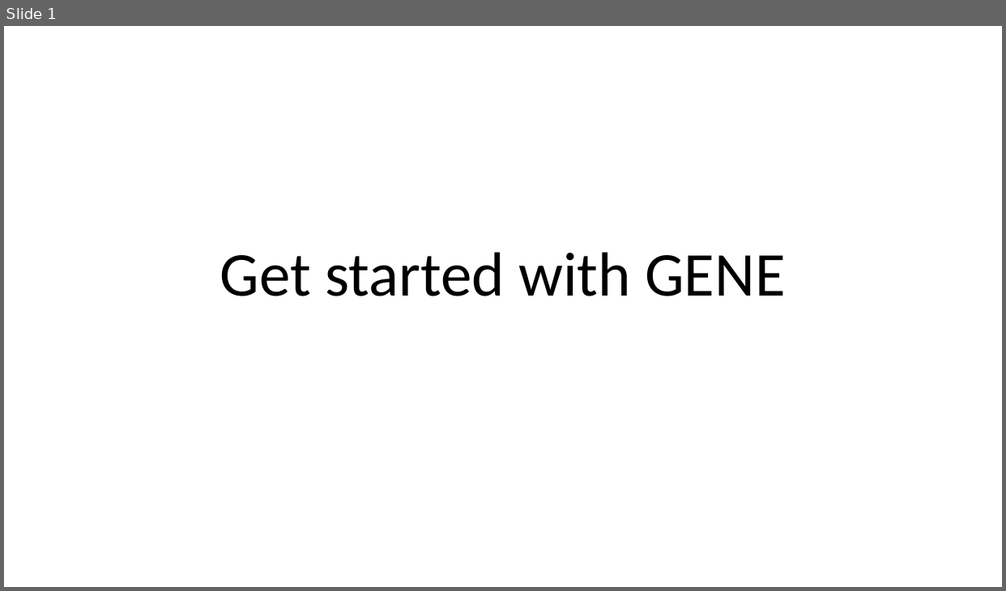
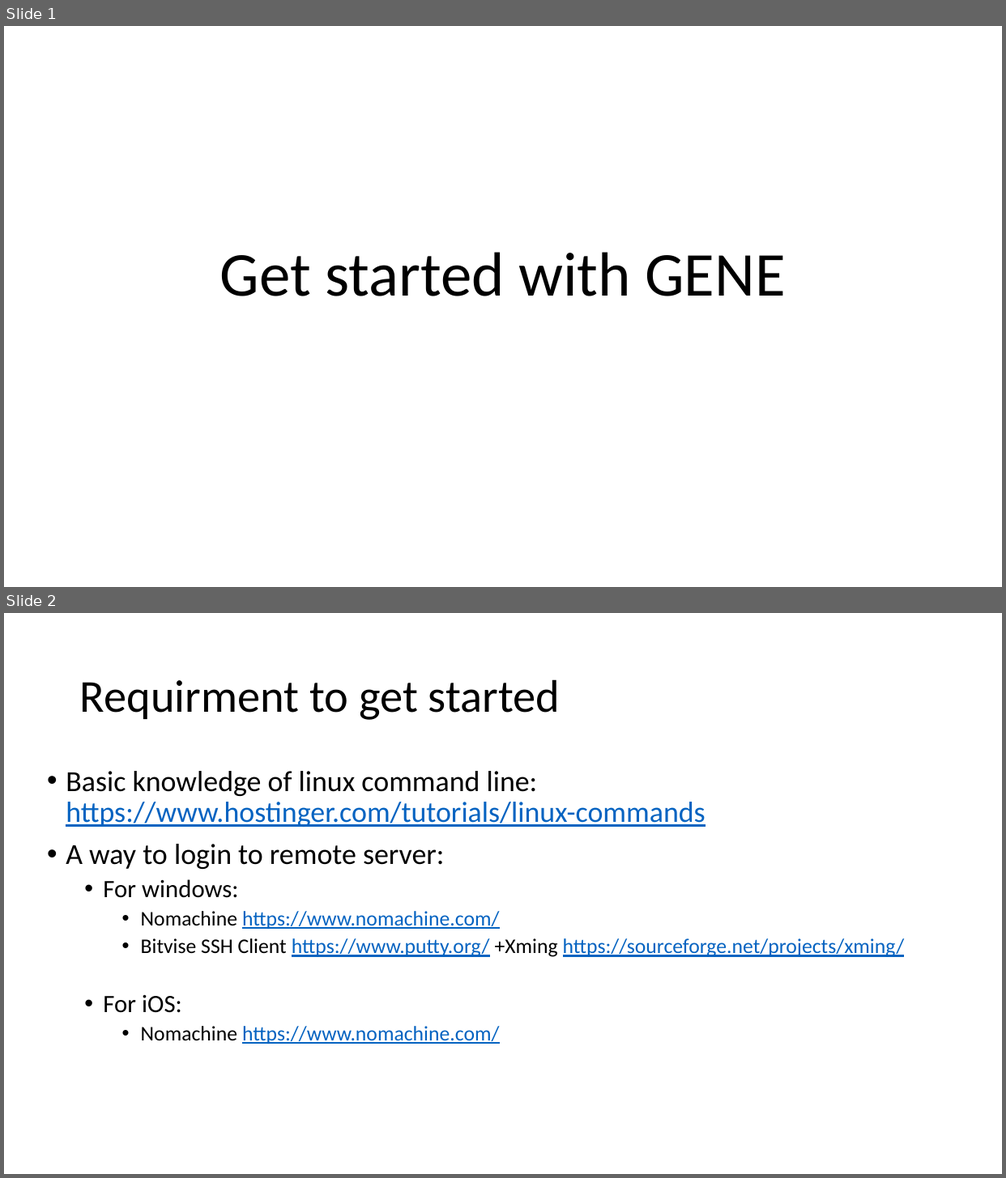
Before and after one commit to maxtcurie/Physics_Helper, a slide deck: Intro_to_GENE/0_Getting_started_with_GENE.pptx. Shown one above the other, each under a label of ours: slide 1 before the commit, slides 1 and 2 after it. The pictures are 1006x591 and 1006x1178 pixels, drawn with LibreOffice and Linux fonts; fonts in the diff are those of the drawing. Boxes give left, top, right and bottom in pixels: in the first picture for what was removed or moved away, otherwise in the second. Text is boxed around its words. In the diff, an @@ line names an element or a change of style, - is before the commit and + after.

```diff
--- a/Intro_to_GENE/0_Getting_started_with_GENE.pptx
+++ b/Intro_to_GENE/0_Getting_started_with_GENE.pptx
@@ slide 2 added at (4,613,1002,1174), background #FFFFFF @@
@@ title added at (80,679,560,720), 44 pt, text #000000 @@
+Requirment to get started
@@ text added at (66,771,905,1044), 20 pt, text #0563C1, underline @@
+• Basic knowledge of linux command line: https://www.hostinger.com/tutorials/linux-commands
+• A way to login to remote server:
+  • For windows:
+    • Nomachine https://www.nomachine.com/
+    • Bitvise SSH Client https://www.putty.org/ +Xming https://sourceforge.net/projects/xming/
+  • For iOS:
+    • Nomachine https://www.nomachine.com/
```
Also in this commit, not shown: 1 slide changed, 6 other slides added, 2 other files.
